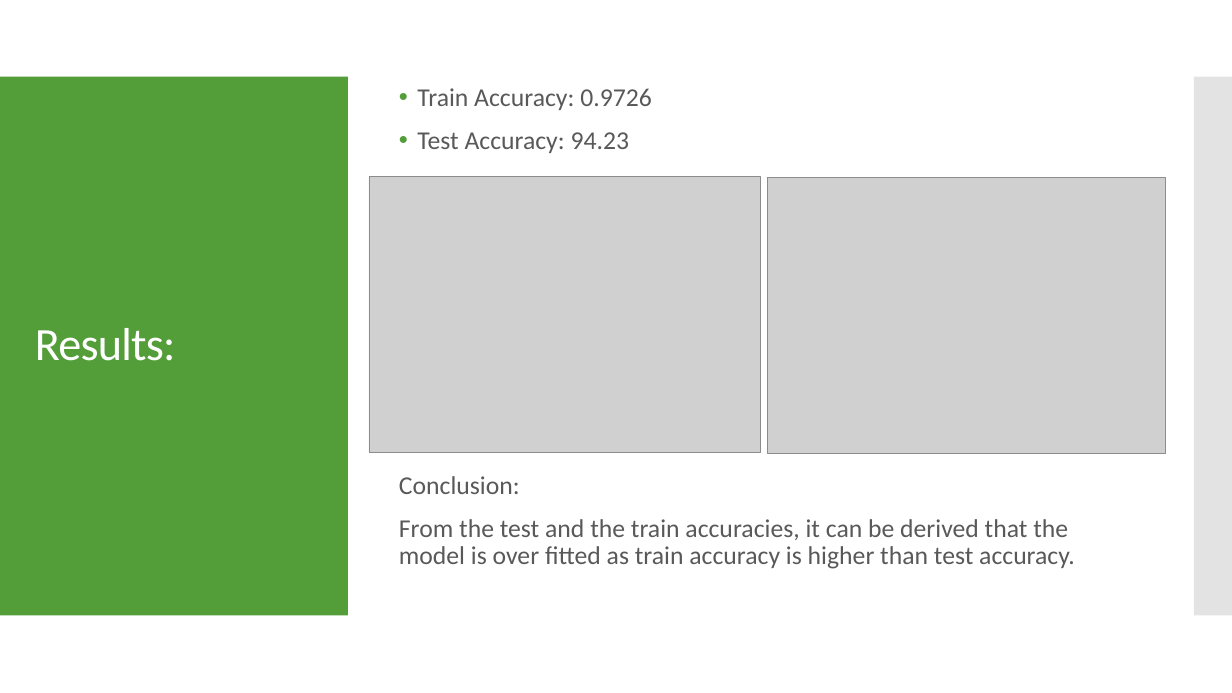
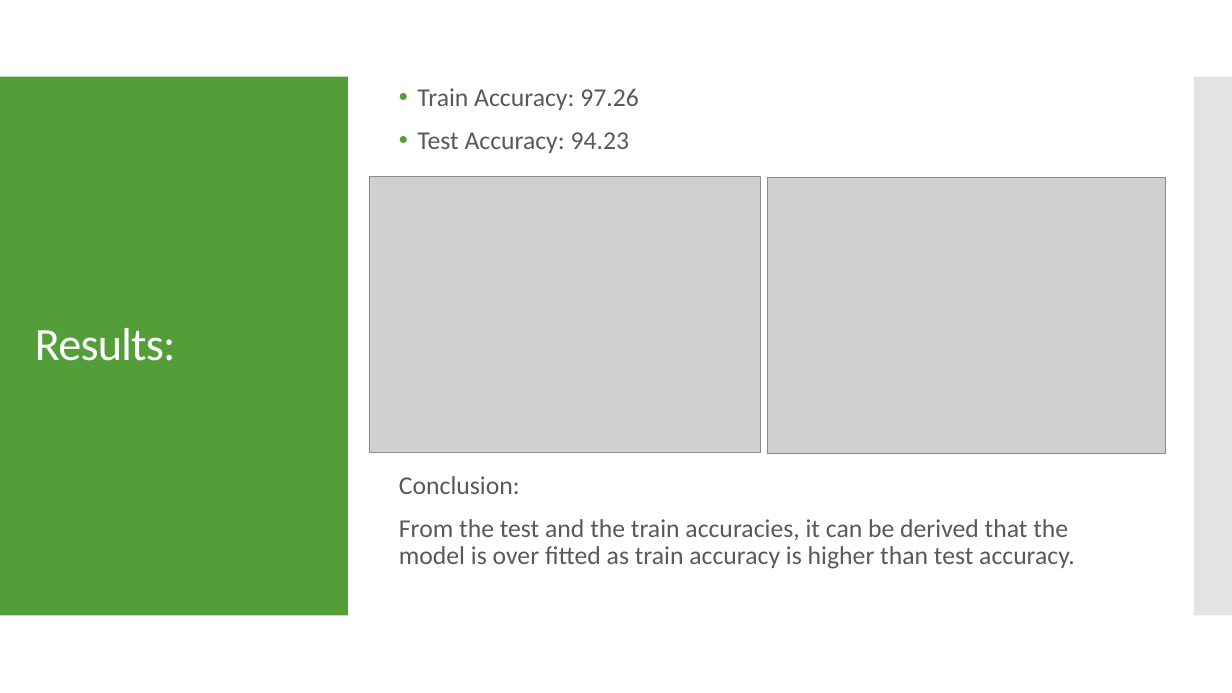
Before and after one commit to SazidAlam/Plant-Disease-Detection, a slide deck: slide 9 of FarzeenNazPromi1620225042/MidPoint_ProgressAndPlans.pptx. Drawn at 1232x693 pixels with LibreOffice and Linux fonts; fonts in the diff are those of the drawing; grey boxes stand for pictures. Boxes give left, top, right and bottom in pixels: in the first picture for what was removed or moved away, otherwise in the second. Text is boxed around its words. In the diff, an @@ line names an element or a change of style, - is before the commit and + after.

```diff
--- a/FarzeenNazPromi1620225042/MidPoint_ProgressAndPlans.pptx
+++ b/FarzeenNazPromi1620225042/MidPoint_ProgressAndPlans.pptx
@@ text at [417,88,639,110]: text changed @@
-• Train Accuracy: 0.9726
+• Train Accuracy: 97.26
```
Also in this commit, not shown: 1 other slide changed.
